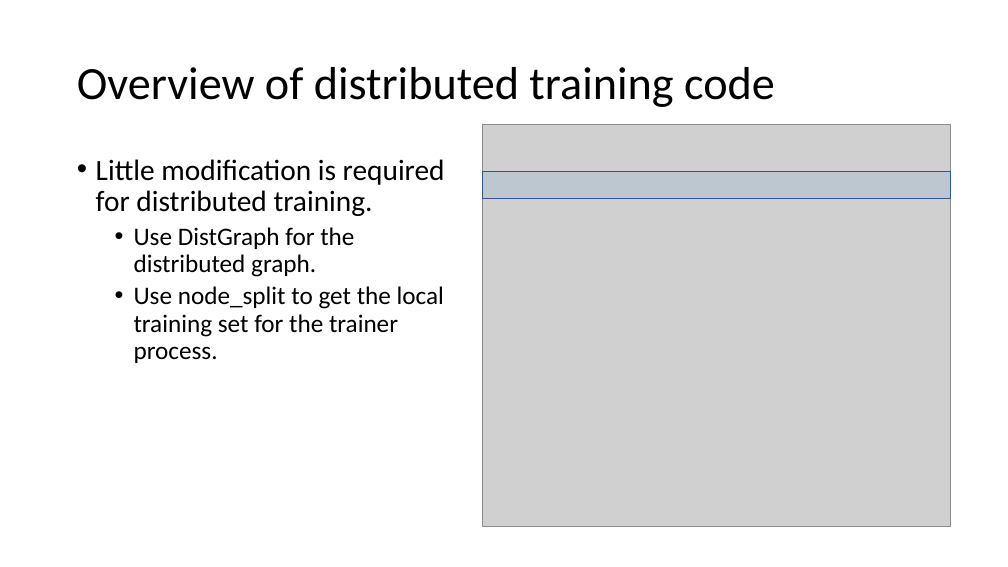
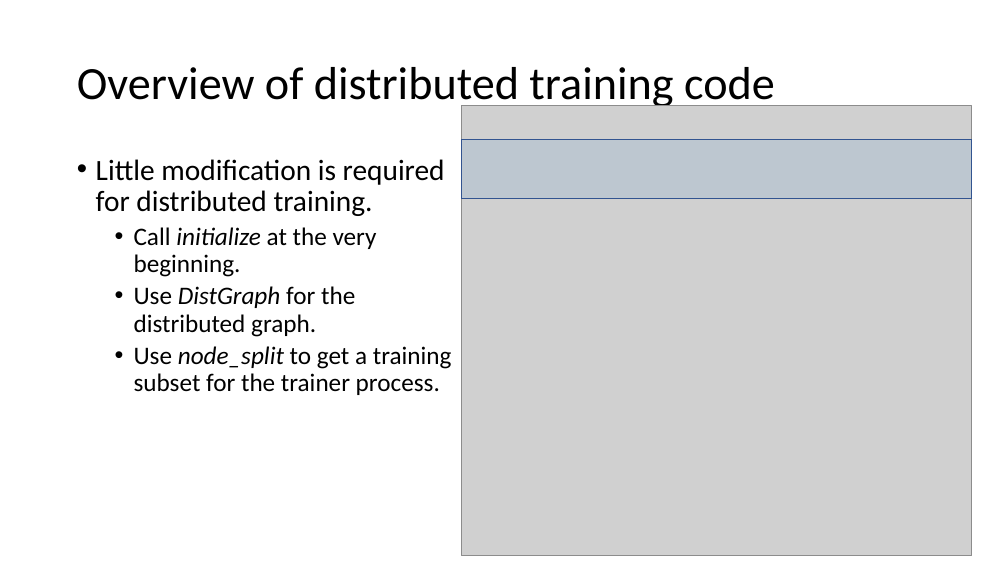
Before and after one commit to dglai/KDD20-Hands-on-Tutorial, a slide deck: slide 4 of 5-distributed/distributed training tutorial.pptx. Drawn at 1008x567 pixels with LibreOffice and Linux fonts; fonts in the diff are those of the drawing; grey boxes stand for pictures. Boxes give left, top, right and bottom in pixels: in the first picture for what was removed or moved away, otherwise in the second. Text is boxed around its words. In the diff, an @@ line names an element or a change of style, - is before the commit and + after.

```diff
--- a/5-distributed/distributed training tutorial.pptx
+++ b/5-distributed/distributed training tutorial.pptx
@@ picture: place and size @@
-picture at <box>483,125,951,526</box>
+picture at <box>461,106,972,556</box>
@@ rectangle: place and size @@
-rectangle at <box>483,171,951,198</box>
+rectangle at <box>461,140,972,199</box>
@@ text at <box>134,227,377,277</box>: paragraph added @@
+  • Call initialize at the very beginning.
@@ text at <box>134,286,355,337</box>: italic on in "DistGraph" @@
@@ text at <box>134,346,452,395</box>: text changed @@
-  • Use node_split to get the local training set for the trainer process.
+  • Use node_split to get a training subset for the trainer process.
```
Also in this commit, not shown: 10 other slides changed, 5 slides added, 1 slide removed.
